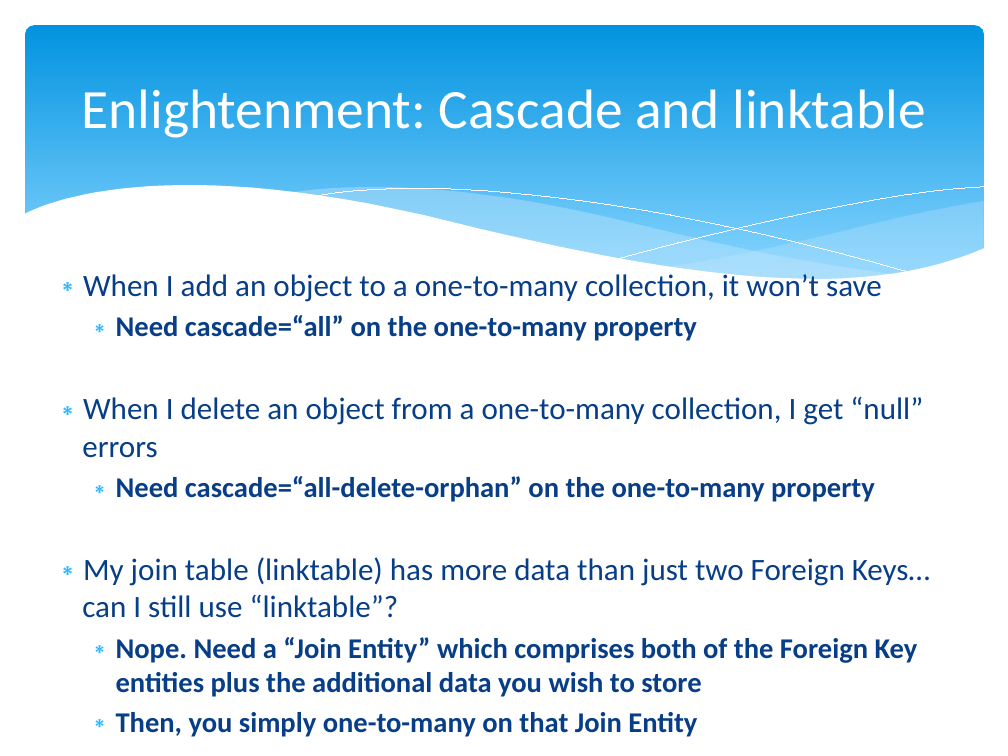
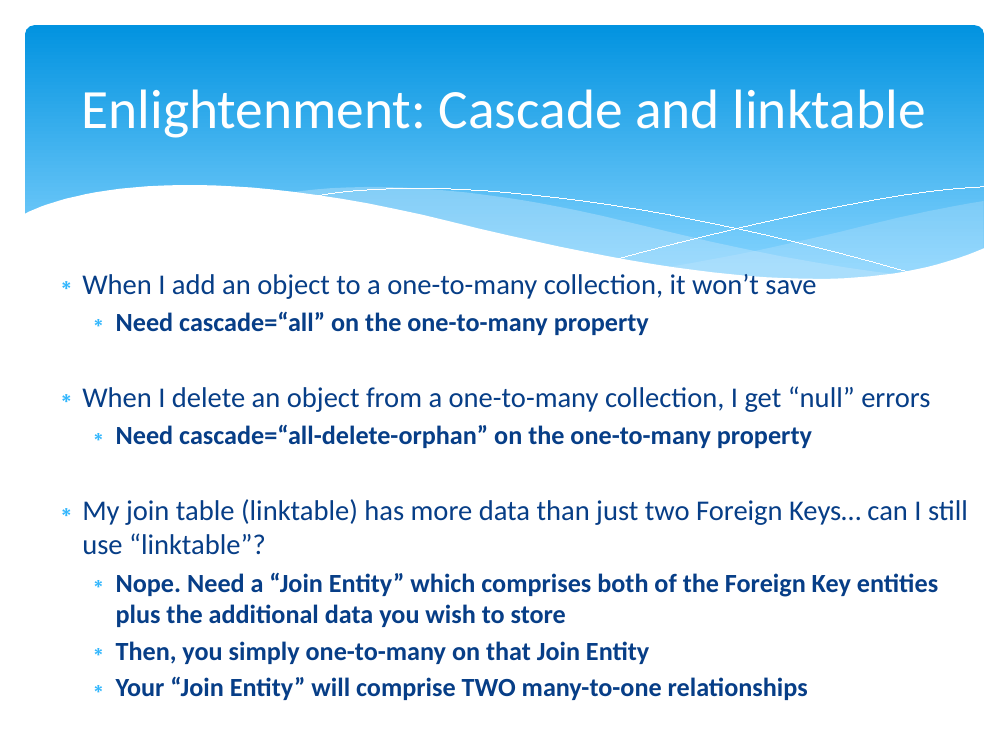
Before and after one commit to marcesher/mxunit-cfmeetups, a slide deck: slide 41 of CFObjective_ORMZen/preso/orm_zen.ppt.pptx. Drawn at 1008x756 pixels with LibreOffice and Linux fonts; fonts in the diff are those of the drawing. Boxes give left, top, right and bottom in pixels: in the first picture for what was removed or moved away, otherwise in the second. Text is boxed around its words. In the diff, an @@ line names an element or a change of style, - is before the commit and + after.

Commit message:
Incomplete - task : Linktables and Cascade

```diff
--- a/CFObjective_ORMZen/preso/orm_zen.ppt.pptx
+++ b/CFObjective_ORMZen/preso/orm_zen.ppt.pptx
@@ text at [82,270,968,664]: paragraph added @@
+  ∗ Your “Join Entity” will comprise TWO many-to-one relationships
@@ text at [82,270,968,664]: size 22.2 to 20.4 pt in "When I add an object to a ...", "When I delete an object from a ...", "My join table (linktable) has more data ..."; size 20.4 to 18.7 pt in "Need cascade=“all” on the one-to-many property", "Need cascade=“all-delete-orphan” on the one-to-many property", "Nope. Need a “Join Entity” which comprises ...", "Then, you simply one-to-many on that Join ..." @@
```
Also in this commit, not shown: 6 other slides changed.
